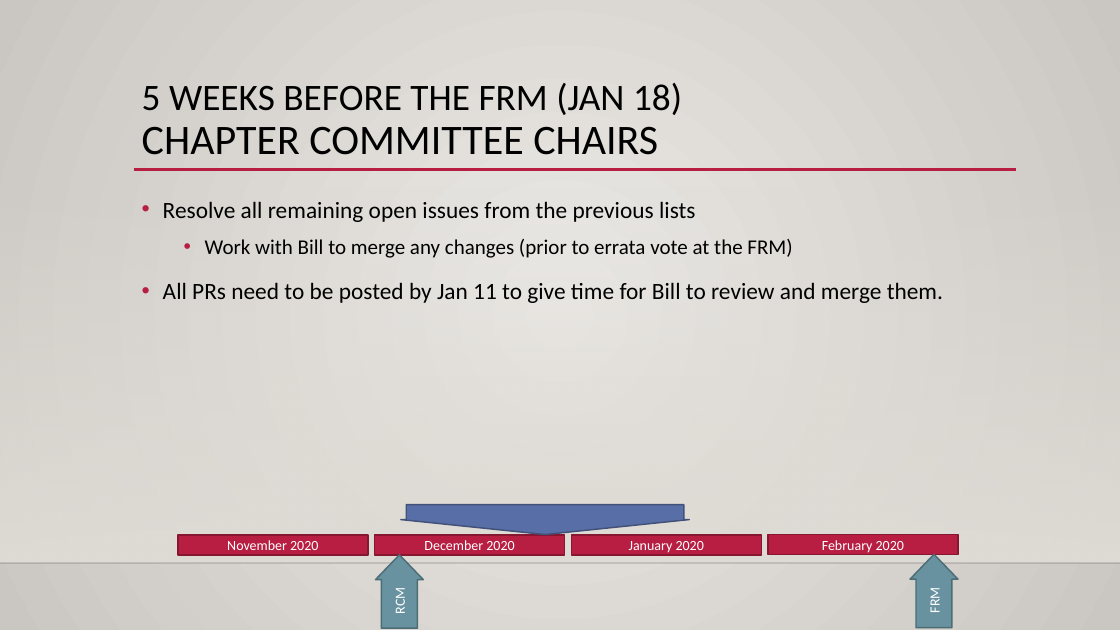
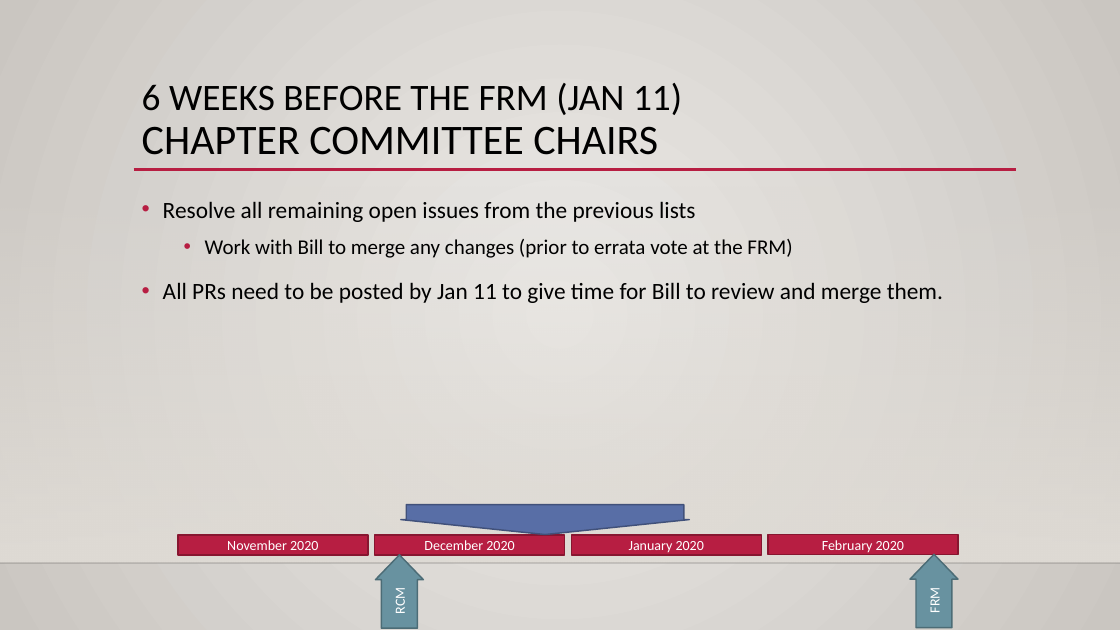
Before and after one commit to mpi-forum/mpi-forum.github.io, a slide deck: slide 9 of slides/2020/09/2020-09-30-rcm-frm-procedures.pptx. Drawn at 1120x630 pixels with LibreOffice and Linux fonts; fonts in the diff are those of the drawing; background and template pictures are left out. Boxes give left, top, right and bottom in pixels: in the first picture for what was removed or moved away, otherwise in the second. Text is boxed around its words. In the diff, an @@ line names an element or a change of style, - is before the commit and + after.

```diff
--- a/slides/2020/09/2020-09-30-rcm-frm-procedures.pptx
+++ b/slides/2020/09/2020-09-30-rcm-frm-procedures.pptx
@@ title at [142,83,682,155]: text changed @@
-5 WEEKS BEFORE THE FRM (JAN 18)
-CHAPTER COMMITTEE CHAIRS
+6 WEEKS BEFORE THE FRM (JAN 11)
+CHAPTER COMMITTEE CHAIRS
```
Also in this commit, not shown: 7 other files.
